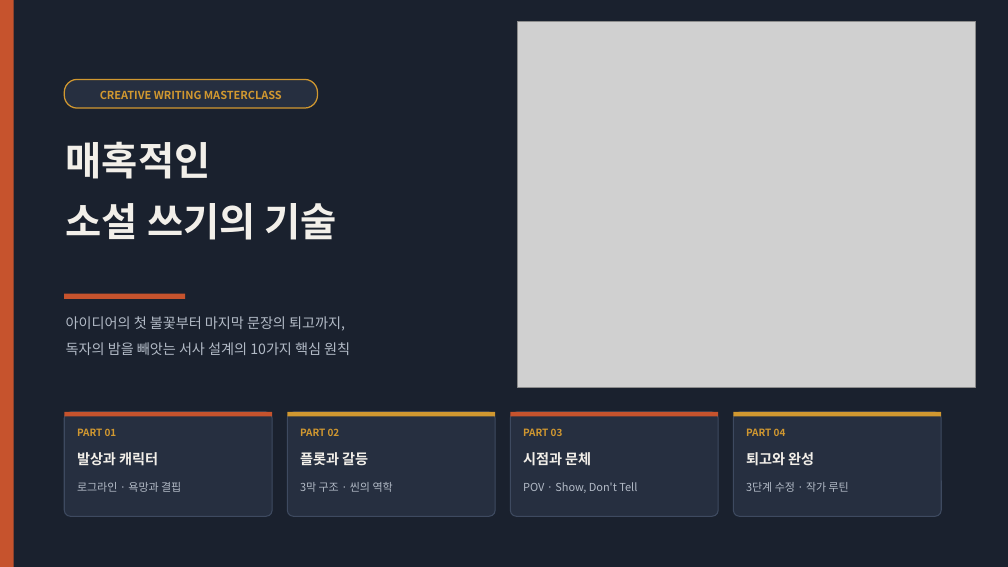
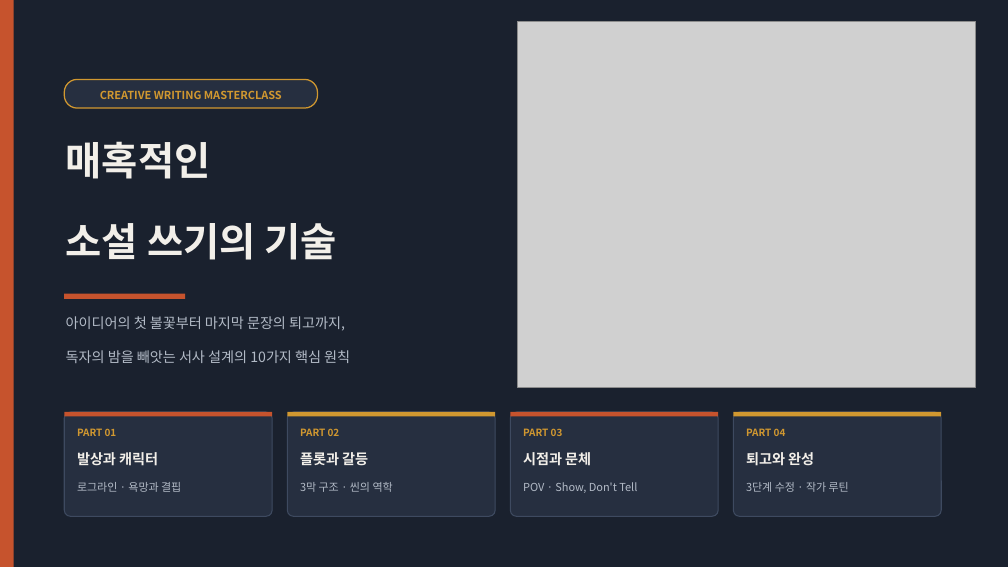
Before and after one commit to lietzsche/dev-lab, a slide deck: slide 1 of 소설쓰기_가이드.pptx. Drawn at 1008x567 pixels with LibreOffice and Linux fonts; fonts in the diff are those of the drawing; grey boxes stand for pictures. Boxes give left, top, right and bottom in pixels: in the first picture for what was removed or moved away, otherwise in the second. Text is boxed around its words. In the diff, an @@ line names an element or a change of style, - is before the commit and + after.

```diff
--- a/소설쓰기_가이드.pptx
+++ b/소설쓰기_가이드.pptx
@@ text "소설 쓰기의 기술": place and size @@
-text "소설 쓰기의 기술" at bbox=[66, 141, 337, 240]
+text "소설 쓰기의 기술" at bbox=[66, 223, 337, 260]
@@ text "아이디어의 첫 불꽃부터 마지막 문장의 ..." at bbox=[66, 316, 345, 331]: less space between paragraphs @@
@@ text at bbox=[66, 342, 350, 355]: paragraph removed @@
-독자의 밤을 빼앗는 서사 설계의 10가지 핵심 원칙
@@ text added at bbox=[66, 350, 350, 363], 13.5 pt, text #B2BAC6 @@
+독자의 밤을 빼앗는 서사 설계의 10가지 핵심 원칙
```
Also in this commit, not shown: 5 other slides changed, 8 other files.
